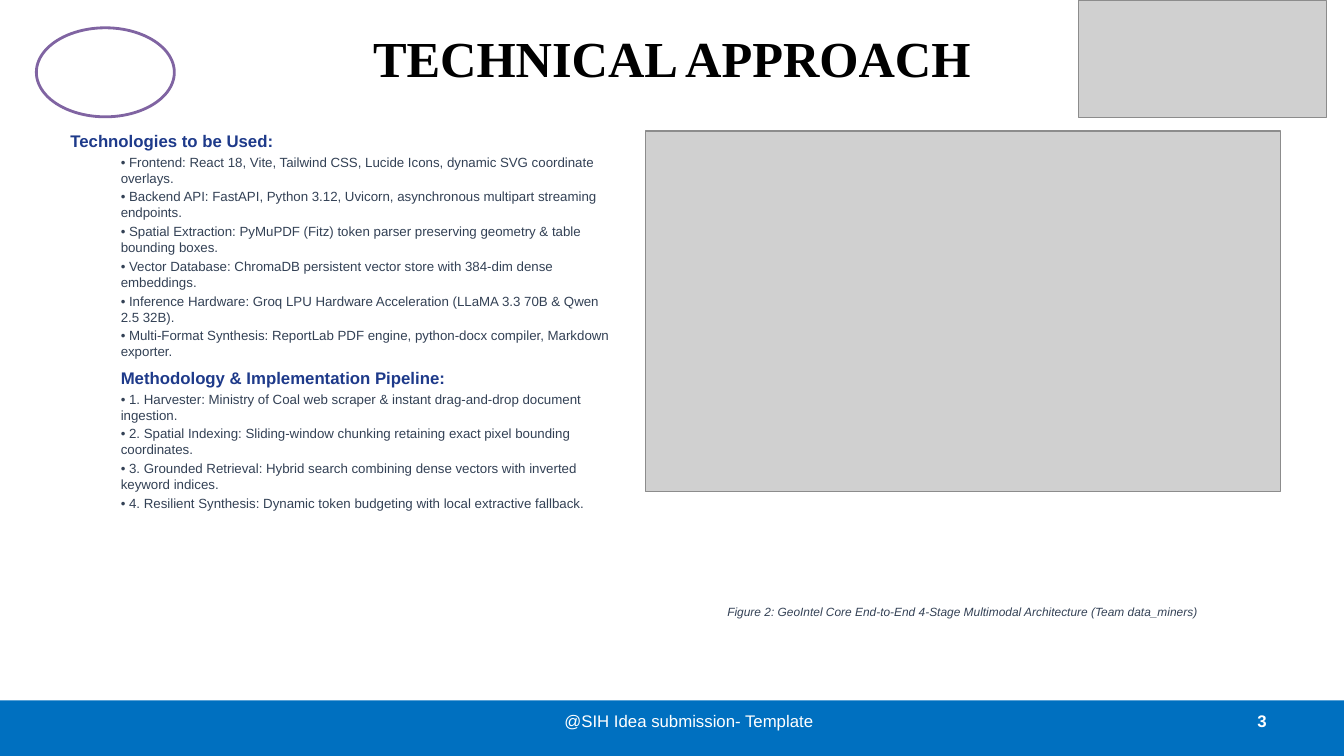
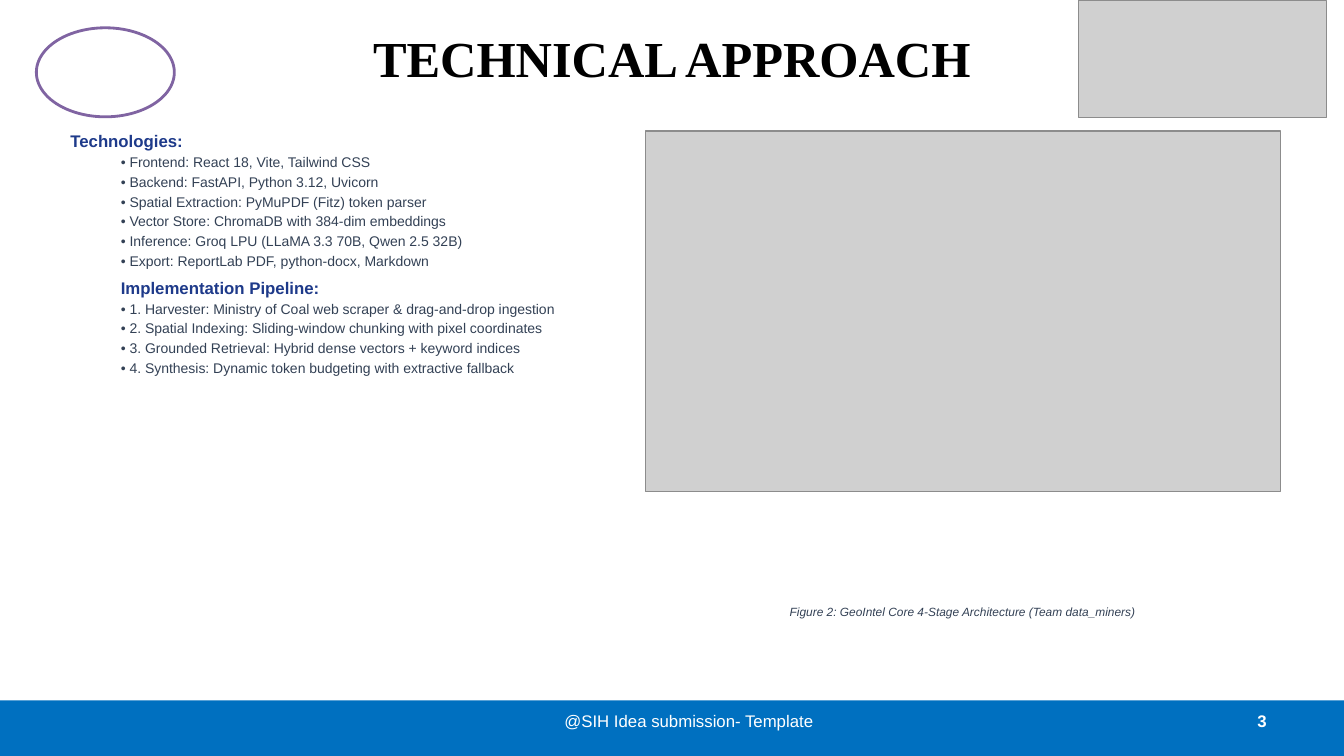
Before and after one commit to Sankar7567/data_miners, a slide deck: slide 3 of SIH2026_GeoIntel_Core_Data_Miners.pptx. Drawn at 1344x756 pixels with LibreOffice and Linux fonts; fonts in the diff are those of the drawing; grey boxes stand for pictures. Boxes give left, top, right and bottom in pixels: in the first picture for what was removed or moved away, otherwise in the second. Text is boxed around its words. In the diff, an @@ line names an element or a change of style, - is before the commit and + after.

```diff
--- a/SIH2026_GeoIntel_Core_Data_Miners.pptx
+++ b/SIH2026_GeoIntel_Core_Data_Miners.pptx
@@ text at (70,135,555,376): text changed; size 9.5 to 10 pt @@
-Technologies to be Used:
-  • Frontend: React 18, Vite, Tailwind CSS, Lucide Icons, dynamic SVG coordinate overlays.
-  • Backend API: FastAPI, Python 3.12, Uvicorn, asynchronous multipart streaming endpoints.
-  • Spatial Extraction: PyMuPDF (Fitz) token parser preserving geometry & table bounding boxes.
-  • Vector Database: ChromaDB persistent vector store with 384-dim dense embeddings.
-  • Inference Hardware: Groq LPU Hardware Acceleration (LLaMA 3.3 70B & Qwen 2.5 32B).
-  • Multi-Format Synthesis: ReportLab PDF engine, python-docx compiler, Markdown exporter.
-Methodology & Implementation Pipeline:
-  • 1. Harvester: Ministry of Coal web scraper & instant drag-and-drop document ingestion.
-  • 2. Spatial Indexing: Sliding-window chunking retaining exact pixel bounding coordinates.
-  • 3. Grounded Retrieval: Hybrid search combining dense vectors with inverted keyword indices.
-  • 4. Resilient Synthesis: Dynamic token budgeting with local extractive fallback.
+Technologies:
+  • Frontend: React 18, Vite, Tailwind CSS
+  • Backend: FastAPI, Python 3.12, Uvicorn
+  • Spatial Extraction: PyMuPDF (Fitz) token parser
+  • Vector Store: ChromaDB with 384-dim embeddings
+  • Inference: Groq LPU (LLaMA 3.3 70B, Qwen 2.5 32B)
+  • Export: ReportLab PDF, python-docx, Markdown
+Implementation Pipeline:
+  • 1. Harvester: Ministry of Coal web scraper & drag-and-drop ingestion
+  • 2. Spatial Indexing: Sliding-window chunking with pixel coordinates
+  • 3. Grounded Retrieval: Hybrid dense vectors + keyword indices
+  • 4. Synthesis: Dynamic token budgeting with extractive fallback
@@ text at (790,607,1136,619): text changed @@
-Figure 2: GeoIntel Core End-to-End 4-Stage Multimodal Architecture (Team data_miners)
+Figure 2: GeoIntel Core 4-Stage Architecture (Team data_miners)
```
Also in this commit, not shown: 5 other slides changed, 9 other files.
